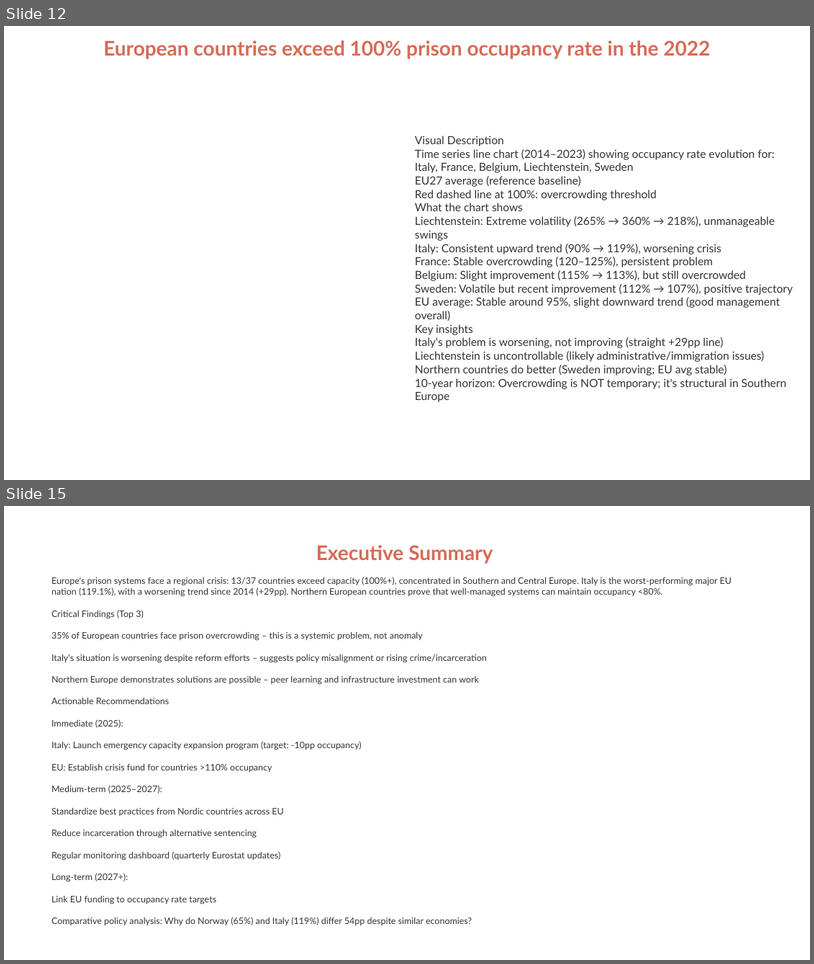
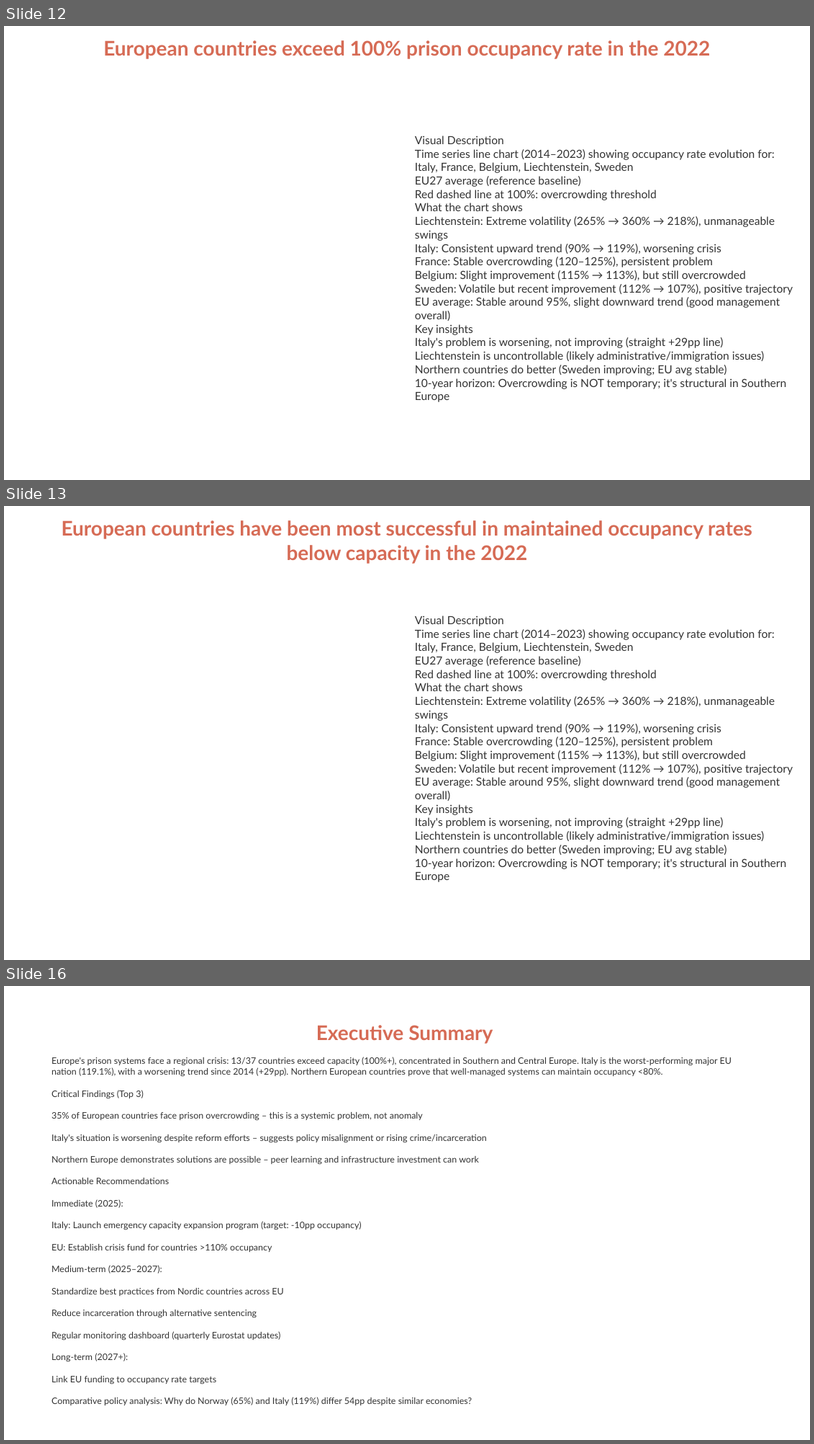
Before and after one commit to gevola-dev/FDS02Q001, a slide deck: data_viz/prison_data_project/25_12_26_prisons_statistics.pptx. Shown one above the other, each under a label of ours: slides 12 and 15 before the commit, slides 12, 13 and 16 after it; the slides between them are not shown. The pictures are 814x964 and 814x1444 pixels, drawn with LibreOffice and Linux fonts; fonts in the diff are those of the drawing. Boxes give left, top, right and bottom in pixels: in the first picture for what was removed or moved away, otherwise in the second. Text is boxed around its words. In the diff, an @@ line names an element or a change of style, - is before the commit and + after.

```diff
--- a/data_viz/prison_data_project/25_12_26_prisons_statistics.pptx
+++ b/data_viz/prison_data_project/25_12_26_prisons_statistics.pptx
@@ slide 13 added at (4, 506, 810, 960), background #FFFFFF @@
@@ text added at (62, 520, 753, 564), 18 pt, text #D66B55, bold @@
+European countries have been most successful in maintained occupancy rates below capacity in the 2022
@@ text added at (415, 615, 793, 882), 10 pt, text #333333 @@
+Visual Description
+Time series line chart (2014–2023) showing occupancy rate evolution for:
+Italy, France, Belgium, Liechtenstein, Sweden
+EU27 average (reference baseline)
+Red dashed line at 100%: overcrowding threshold
+What the chart shows
+Liechtenstein: Extreme volatility (265% → 360% → 218%), unmanageable swings
+Italy: Consistent upward trend (90% → 119%), worsening crisis
+France: Stable overcrowding (120–125%), persistent problem
+Belgium: Slight improvement (115% → 113%), but still overcrowded
+Sweden: Volatile but recent improvement (112% → 107%), positive trajectory
+EU average: Stable around 95%, slight downward trend (good management overall)
+Key insights
+Italy's problem is worsening, not improving (straight +29pp line)
+Liechtenstein is uncontrollable (likely administrative/immigration issues)
+Northern countries do better (Sweden improving; EU avg stable)
+10-year horizon: Overcrowding is NOT temporary; it's structural in Southern Europe
@@ what was slide 15 is now slide 16 @@
```
Also in this commit, not shown: 3 slides changed, 1 other slide added, 1 slide removed, 7 other files.
